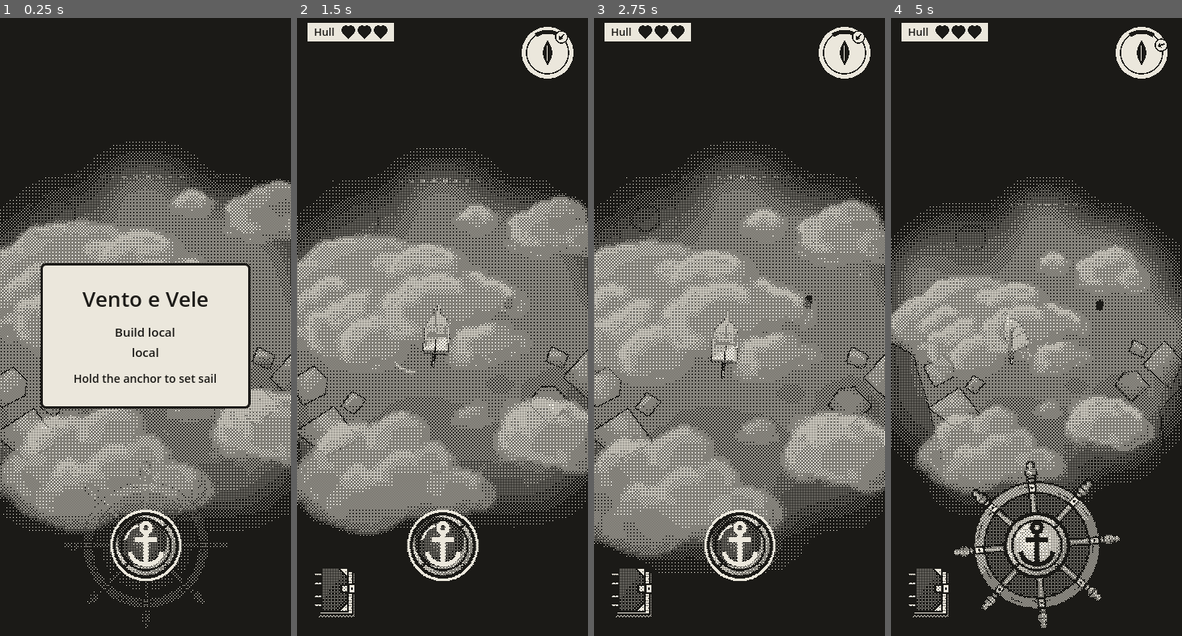
Above: before the commit, frames 1-4 (left to right).
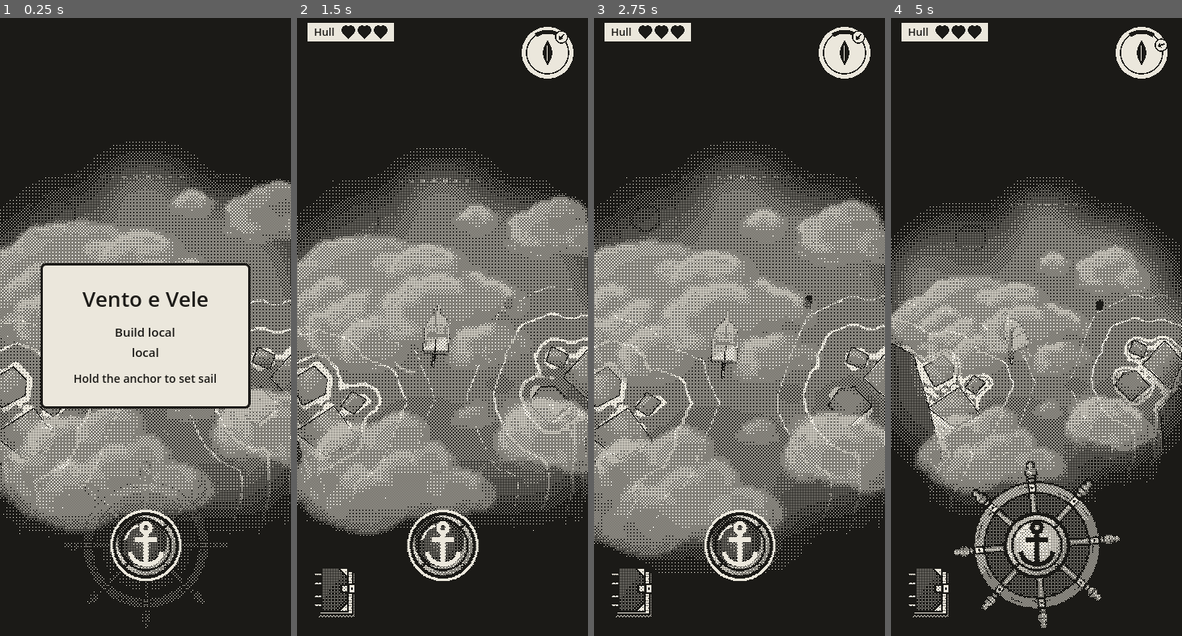
Above: after the commit, the same moments.

Repository: EnricoLabarile/Sail
Game: Godot game, scene res://Assets/Scenes/Overworld.tscn
The game is run twice, just before and just after one commit, with the same random seed, the same clock (stepped at 60 frames per second) and the same inputs.
Inputs (mouse positions are in pixels of both pictures, inside the frame that each line leads up to):
- Up to frame 1 (0.25 s): no input
- Up to frame 2 (1.5 s): tap Enter (ui_accept) at 0.5, 0.77 s; move the mouse to (506, 302) at 0.52 s; hold Right (ui_right) 0.53-1.25 s; click (506, 302) at 0.67 s; drag from (384, 370) to (427, 462) at 1.27 s
- Up to frame 3 (2.75 s): move the mouse to (768, 191) at 2.02 s; hold Right (ui_right) from 2.03 s (still down)
- Up to frame 4 (5 s): release Right (ui_right) at 2.75 s; drag from (1021, 462) to (949, 240) at 2.77 s; move the mouse to (1123, 432) at 3.52 s; hold Left (ui_left) 3.53-4.25 s; tap Enter (ui_accept) at 3.77 s; drag from (949, 240) to (992, 172) at 4.27 s

The runs differ from the first frame. In frame 1, 0.5% of the frame differs, in the area x 0-100%, y 45-85%; in frame 2, 0.8%; in frame 3, 0.6%; in frame 4, 0.9%, in the area x 0-100%, y 44-80%.

Commit message:
Shore waves: baked coast distance field read by the sea shader
Co-Authored-By: Claude Opus 5.5 <noreply@anthropic.com>
Claude-Session: https://claude.ai/code/session_0154zeqDuhZHz7ZXLE21BuMs

Diff:
--- /dev/null
+++ b/Assets/Landscape/shore/shore_baker.gd
@@ -0,0 +1,163 @@
+@tool
+extends Node3D
+## THE SHORE BAKER: makes the picture the sea reads to draw its waves along the coasts (sea.gdshader's shore
+## waves). Press "Bake shore" in the Inspector after moving, adding or removing coasts; it saves
+## shore_distance.png next to this script. (In Unreal: an Editor Utility that bakes a distance field texture.)
+##
+## What the picture is: the whole map seen from above, one pixel every `metres_per_pixel`; each pixel holds how
+## far that point of the sea is from the nearest coast (black = on the coast, white = MAX_DISTANCE metres or more).
+## The sea shader reads it and draws lines of foam at the right distances, moving in toward the shore.
+##
+## How it's made, in three steps:
+##   1. A PHOTO of the land from above. Every mesh under the nodes in `land_roots` (Islands, Coast) is copied,
+##      painted plain white, into a little world of its own, and an orthographic camera high above looks straight
+##      down at it, seeing only what's ABOVE the water (its far plane is the sea's level, y 0): so what it
+##      sees is the land as it meets the water. White = land, see-through = sea.
+##   2. The DISTANCES: for every sea pixel, how far to the nearest land pixel. Done in two sweeps over the picture
+##      (top-left to bottom-right, then back), each pixel taking the smallest of its neighbours' distances plus
+##      the step to them (1 straight, 1.41 diagonally): a "chamfer" distance, close enough for waves.
+##   3. SAVED as a grey picture (shore_distance.png), which the sea's material uses (sea.tscn: shore_tex).
+## It runs in the editor only when you press the button; nothing happens in the game.
+
+## The furthest distance the picture can tell, in metres (white = this far or more). The sea shader must use
+## the same number (sea.gdshader: shore_max_distance).
+const MAX_DISTANCE := 32.0
+const SAVE_PATH := "res://Assets/Landscape/shore/shore_distance.png"
+
+## The press-to-bake button in the Inspector (it calls bake()).
+@export_tool_button("Bake shore", "Bake") var bake_button := bake
+## The nodes whose meshes are the land (everything inside them, however deep).
+@export var land_roots: Array[NodePath] = [NodePath("../Islands"), NodePath("../Coast")]
+## Metres a pixel of the picture covers (1 = a 1008 x 1008 picture for the 1008 m map; 2 = four times quicker
+## to bake, smoother; 0.5 = sharper, four times slower).
+@export var metres_per_pixel := 1.0
+
+
+func bake() -> void:
+	var side := int(round(Land.WORLD_SIZE / metres_per_pixel))
+	print("Shore baker: taking the photo (%d x %d)…" % [side, side])
+	var land := await take_photo(side)
+	print("Shore baker: working out the distances…")
+	var distances := distance_to_land(land, side)
+	var picture := to_picture(distances, side)
+	picture.save_png(SAVE_PATH)
+	print("Shore baker: saved ", SAVE_PATH)
+	if Engine.is_editor_hint():
+		# So the editor sees the new picture at once. (Asked for by name: EditorInterface only exists in the
+		# editor, and writing it plainly would break the exported game.)
+		Engine.get_singleton("EditorInterface").get_resource_filesystem().scan()
+
+
+# ---- 1. the photo ----
+
+## The land seen from above: a PackedByteArray of side x side, 1 = land, 0 = sea.
+func take_photo(side: int) -> PackedByteArray:
+	# A picture-in-a-picture (a SubViewport) with a world of its own, so only the land is in it.
+	var viewport := SubViewport.new()
+	viewport.size = Vector2i(side, side)
+	viewport.own_world_3d = true
+	viewport.world_3d = World3D.new()
+	viewport.transparent_bg = true
+	viewport.render_target_update_mode = SubViewport.UPDATE_ONCE
+	add_child(viewport)
+
+	# Plain white copies of every land mesh, where they stand in the level.
+	var white := StandardMaterial3D.new()
+	white.shading_mode = BaseMaterial3D.SHADING_MODE_UNSHADED
+	white.cull_mode = BaseMaterial3D.CULL_DISABLED
+	white.albedo_color = Color.WHITE
+	for path in land_roots:
+		var root := get_node_or_null(path)
+		if root == null:
+			continue
+		for found in root.find_children("*", "MeshInstance3D", true, false):
+			var original := found as MeshInstance3D
+			var copy := MeshInstance3D.new()
+			copy.mesh = original.mesh
+			copy.material_override = white
+			viewport.add_child(copy)
+			copy.global_transform = original.global_transform
+
+	# The camera: high above the middle of the map, looking straight down, seeing the whole map; its far
+	# plane is at the sea's level, so nothing under the water shows.
+	var camera := Camera3D.new()
+	camera.projection = Camera3D.PROJECTION_ORTHOGONAL
+	camera.size = Land.WORLD_SIZE
+	camera.near = 0.05
+	camera.far = 200.0
+	viewport.add_child(camera)
+	camera.global_position = Vector3(0.0, 200.0, 0.0)
+	camera.rotation = Vector3(-PI / 2.0, 0.0, 0.0)       # looking down; the top of the picture is north (-Z)
+	camera.current = true
+
+	# Wait for it to be drawn (twice: the frame it's drawn, and the one it's ready to read).
+	await RenderingServer.frame_post_draw
+	await RenderingServer.frame_post_draw
+	var image := viewport.get_texture().get_image()
+	viewport.queue_free()
+
+	# Land is wherever something was drawn (the alpha, every 4th byte of RGBA, is not see-through).
+	image.convert(Image.FORMAT_RGBA8)
+	var bytes := image.get_data()
+	var land := PackedByteArray()
+	land.resize(side * side)
+	for i in side * side:
+		land[i] = 1 if bytes[i * 4 + 3] > 127 else 0
+	return land
+
+
+# ---- 2. the distances ----
+
+## For every pixel, how many pixels to the nearest land (0 on land), as a PackedFloat32Array.
+func distance_to_land(land: PackedByteArray, side: int) -> PackedFloat32Array:
+	const DIAGONAL := 1.4142
+	var far := MAX_DISTANCE / metres_per_pixel + 1.0      # "very far": more than the picture can tell
+	var d := PackedFloat32Array()
+	d.resize(side * side)
+	for i in side * side:
+		d[i] = 0.0 if land[i] == 1 else far
+	# Sweep 1: from the top left, looking at the neighbours already done (left, up-left, up, up-right).
+	for y in side:
+		for x in side:
+			var i := y * side + x
+			if d[i] == 0.0:
+				continue
+			var best := d[i]
+			if x > 0:
+				best = minf(best, d[i - 1] + 1.0)
+			if y > 0:
+				best = minf(best, d[i - side] + 1.0)
+				if x > 0:
+					best = minf(best, d[i - side - 1] + DIAGONAL)
+				if x < side - 1:
+					best = minf(best, d[i - side + 1] + DIAGONAL)
+			d[i] = best
+	# Sweep 2: from the bottom right, the other neighbours (right, down-right, down, down-left).
+	for y in range(side - 1, -1, -1):
+		for x in range(side - 1, -1, -1):
+			var i := y * side + x
+			if d[i] == 0.0:
+				continue
+			var best := d[i]
+			if x < side - 1:
+				best = minf(best, d[i + 1] + 1.0)
+			if y < side - 1:
+				best = minf(best, d[i + side] + 1.0)
+				if x < side - 1:
+					best = minf(best, d[i + side + 1] + DIAGONAL)
+				if x > 0:
+					best = minf(best, d[i + side - 1] + DIAGONAL)
+			d[i] = best
+	return d
+
+
+# ---- 3. the picture ----
+
+## The distances as a grey picture: black = on the coast, white = MAX_DISTANCE metres or more.
+func to_picture(d: PackedFloat32Array, side: int) -> Image:
+	var bytes := PackedByteArray()
+	bytes.resize(side * side)
+	for i in side * side:
+		var metres := d[i] * metres_per_pixel
+		bytes[i] = int(clampf(metres / MAX_DISTANCE, 0.0, 1.0) * 255.0)
+	return Image.create_from_data(side, side, false, Image.FORMAT_L8, bytes)
--- a/Assets/Landscape/world/sea.gdshader
+++ b/Assets/Landscape/world/sea.gdshader
@@ -2,7 +2,8 @@
 // home in the middle. The coasts are separate 3D meshes on top of it. It does two things:
 //   1. it paints the sea with Enrico's texture (sea_tex), repeated over the water and animated
 //      (a flipbook of frames and/or a slow scroll), tinted by sea_color;
-//   2. it never covers the boat: it skips every pixel the boat's mask has marked (a stencil, see
+//   2. it draws waves along the coasts: lines of foam that roll in toward the shore (see SHORE WAVES below);
+//   3. it never covers the boat: it skips every pixel the boat's mask has marked (a stencil, see
 //      Assets/Boat/boat_mask.gdshader), so the water doesn't cut through her when she heels.
 // Unshaded: no light on it, the greys are shown as they are; the dither turns them into paper and ink.
 shader_type spatial;
@@ -38,6 +39,22 @@
 uniform float cell_size = 112.0;     // metres a square, a side (sea.gd sends Land.WORLD_SIZE / 9)
 uniform float world_size = 1008.0;   // the map's side (sea.gd sends Land.WORLD_SIZE): the grid starts at its edge
 
+// SHORE WAVES (Enrico): lines of foam parallel to every coast, rolling in toward it, and a steady line of foam
+// right along it. They read shore_tex, a picture of how far each point of the sea is from the nearest coast,
+// baked by the ShoreBaker node in Overworld (Assets/Landscape/shore/shore_baker.gd: press "Bake shore" after
+// changing the coasts). One texture read and a few sums a pixel: cheap.
+// hint_default_white: with no picture, every point is "far from any coast", so no waves at all.
+uniform sampler2D shore_tex : hint_default_white, filter_linear, repeat_disable;
+uniform float shore_max_distance = 32.0;   // metres white means in shore_tex (must match the baker's MAX_DISTANCE)
+uniform vec4 shore_color : source_color = vec4(1.0, 1.0, 1.0, 1.0);   // the foam's colour (white: paper)
+uniform float shore_opacity : hint_range(0.0, 1.0) = 0.9;   // how strong the foam is (0 = no shore waves)
+uniform float shore_width = 10.0;      // metres from the coast the waves reach
+uniform float wave_spacing = 3.5;      // metres between one line of foam and the next
+uniform float wave_speed = 1.2;        // metres a second they roll in toward the shore
+uniform float wave_line = 0.5;         // metres: how thick a line is near the shore (thinner further out)
+uniform float foam_width = 0.8;        // metres of steady foam right along the coast
+uniform float wave_wobble = 1.0;       // metres the lines wander in and out, so they aren't perfectly even
+
 // world_pos: where on the sea this pixel is, in metres. vertex() works it out, fragment() reads it.
 varying vec3 world_pos;
 
@@ -63,6 +80,39 @@
 	return max(on_ns_border, on_ew_border);
 }
 
+// A cheap smooth noise (0..1) over the sea: random values at whole metres, blended in between.
+float hash(vec2 p) {
+	return fract(sin(dot(p, vec2(127.1, 311.7))) * 43758.5453);
+}
+float noise(vec2 p) {
+	vec2 i = floor(p);
+	vec2 f = fract(p);
+	f = f * f * (3.0 - 2.0 * f);
+	return mix(mix(hash(i), hash(i + vec2(1.0, 0.0)), f.x), mix(hash(i + vec2(0.0, 1.0)), hash(i + vec2(1.0, 1.0)), f.x), f.y);
+}
+
+// 1 where this point of the sea is on a line of foam by the shore, 0 where it isn't.
+float shore_foam(vec2 p) {
+	// 1. How far from the coast, in metres: shore_tex covers the whole map, so the point's place on the map
+	//    (0..1 across and down) is where to read it.
+	vec2 on_map = (p + world_size * 0.5) / world_size;
+	float from_coast = texture(shore_tex, on_map).r * shore_max_distance;
+	if (from_coast > shore_width) {
+		return 0.0;                                    // too far out: no waves (most of the sea)
+	}
+	// 2. Wobble it a little, so the lines aren't perfectly even copies of the coast.
+	from_coast += (noise(p * 0.25) - 0.5) * wave_wobble;
+	// 3. Near the shore 1, at shore_width 0: lines get thinner further out.
+	float closeness = 1.0 - from_coast / shore_width;
+	// 4. The rolling lines: every wave_spacing metres, moving in at wave_speed. fract() counts 0..1 from one line
+	//    to the next; the point is on a line while that count is under the line's thickness.
+	float count = fract((from_coast + TIME * wave_speed) / wave_spacing);
+	float on_line = step(count, wave_line * closeness / wave_spacing);
+	// 5. The steady foam right along the coast.
+	float on_foam = step(from_coast, foam_width);
+	return max(on_line, on_foam);
+}
+
 void vertex() {
 	world_pos = (MODEL_MATRIX * vec4(VERTEX, 1.0)).xyz;
 }
@@ -84,7 +134,9 @@
 	vec3 water = texture(sea_tex, uv).rgb * sea_color.rgb;
 
 	// The grid: is this pixel on a border between squares, and on a dash rather than a gap?
-	ALBEDO = mix(water, seam_color.rgb, seam_opacity * seam(world_pos.xz));
+	vec3 with_grid = mix(water, seam_color.rgb, seam_opacity * seam(world_pos.xz));
+	// The shore waves on top.
+	ALBEDO = mix(with_grid, shore_color.rgb, shore_opacity * shore_foam(world_pos.xz));
 	// Fully solid, but writing ALPHA puts the sea among the see-through things, which Godot draws AFTER
 	// the solid ones: so the boat (and its mask) is already drawn when the sea comes, and the stencil works.
 	ALPHA = 1.0;
--- a/Assets/Landscape/world/sea.tscn
+++ b/Assets/Landscape/world/sea.tscn
@@ -3,12 +3,14 @@
 [ext_resource type="Shader" uid="uid://y01s8ugtrxyq" path="res://Assets/Landscape/world/sea.gdshader" id="2_sea"]
 [ext_resource type="Script" path="res://Assets/Landscape/world/sea.gd" id="5_script"]
 [ext_resource type="Texture2D" uid="uid://cq3g250kg05in" path="res://Assets/Landscape/world/sea_tex.png" id="6_tex"]
+[ext_resource type="Texture2D" uid="uid://ctff4qtpd7y0y" path="res://Assets/Landscape/shore/shore_distance.png" id="7_shore"]
 
 [sub_resource type="ShaderMaterial" id="Mat_sea"]
 shader = ExtResource("2_sea")
 shader_parameter/sea_tex = ExtResource("6_tex")
 shader_parameter/frames_x = 4
 shader_parameter/frames_y = 4
+shader_parameter/shore_tex = ExtResource("7_shore")
 
 [sub_resource type="PlaneMesh" id="Mesh_sea"]
 material = SubResource("Mat_sea")
--- a/Assets/Scenes/Overworld.tscn
+++ b/Assets/Scenes/Overworld.tscn
@@ -25,6 +25,7 @@
 [ext_resource type="PackedScene" path="res://Assets/Dangers/big_waves/wave_zone.tscn" id="31_wave_zone"]
 [ext_resource type="PackedScene" uid="uid://v3vso8b52t23" path="res://Assets/NPCs/npc/npc.tscn" id="32_npc"]
 [ext_resource type="PackedScene" path="res://Assets/UI/talk_box/talk_box.tscn" id="33_talk_box"]
+[ext_resource type="Script" path="res://Assets/Landscape/shore/shore_baker.gd" id="34_shore_baker"]
 
 [node name="Node3D" type="Node3D" unique_id=1254907948]
 
@@ -186,3 +187,6 @@
 talk_radius = 8.0
 
 [node name="TalkBox" parent="." unique_id=272770690 instance=ExtResource("33_talk_box")]
+
+[node name="ShoreBaker" type="Node3D" parent="."]
+script = ExtResource("34_shore_baker")
Not shown, added: Assets/Landscape/shore/shore_baker.gd.uid
Binary file added: Assets/Landscape/shore/shore_distance.png
Not shown, added: Assets/Landscape/shore/shore_distance.png.import
Not shown, changed: CLAUDE.md
